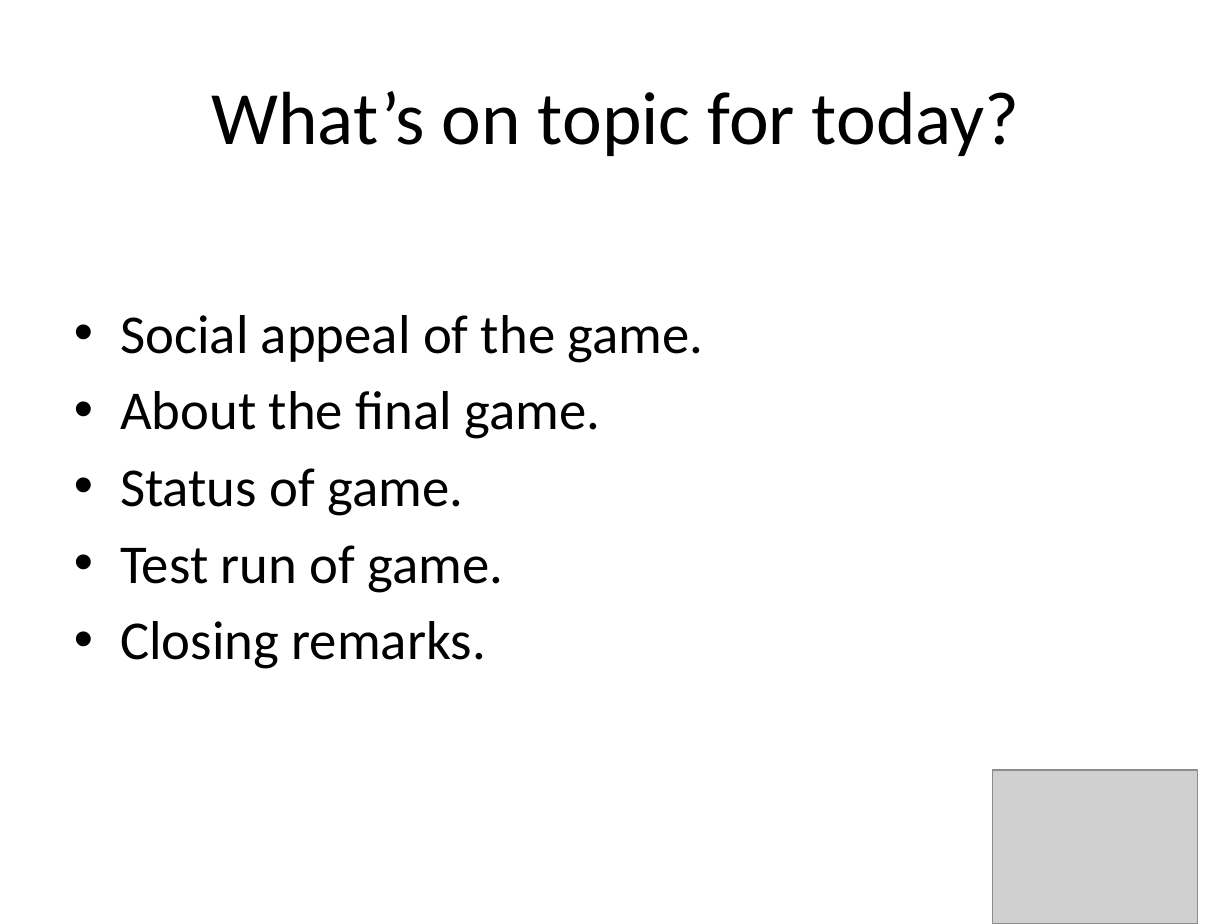
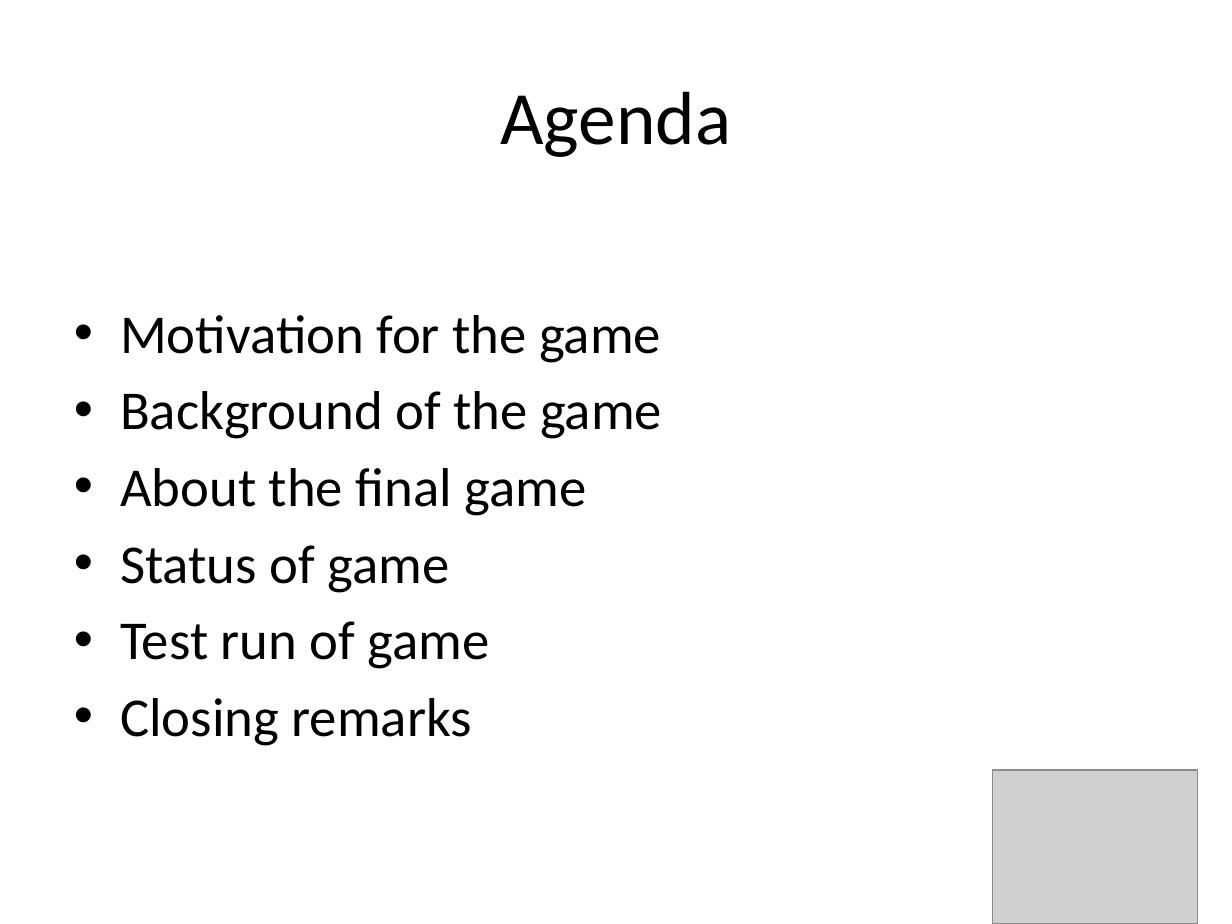
Before and after one commit to amlees/The-Great-Audio-Race, a slide deck: slide 3 of presenationTWO.pptx (slide 2 before the commit). Drawn at 1232x924 pixels with LibreOffice and Linux fonts; fonts in the diff are those of the drawing; grey boxes stand for pictures. Boxes give left, top, right and bottom in pixels: in the first picture for what was removed or moved away, otherwise in the second. Text is boxed around its words. In the diff, an @@ line names an element or a change of style, - is before the commit and + after.

Commit message:
Update new powerpoint presentation

```diff
--- a/presenationTWO.pptx
+++ b/presenationTWO.pptx
@@ title at [500,91,731,157]: text changed @@
-What’s on topic for today?
+Agenda
@@ text at [120,315,662,746]: text changed @@
-• Social appeal of the game.
-• About the final game.
-• Status of game.
-• Test run of game.
-• Closing remarks.
+• Motivation for the game
+• Background of the game
+• About the final game
+• Status of game
+• Test run of game
+• Closing remarks
```
Also in this commit, not shown: 7 other slides changed, 5 slides added, 7 slides removed, 1 other file.
